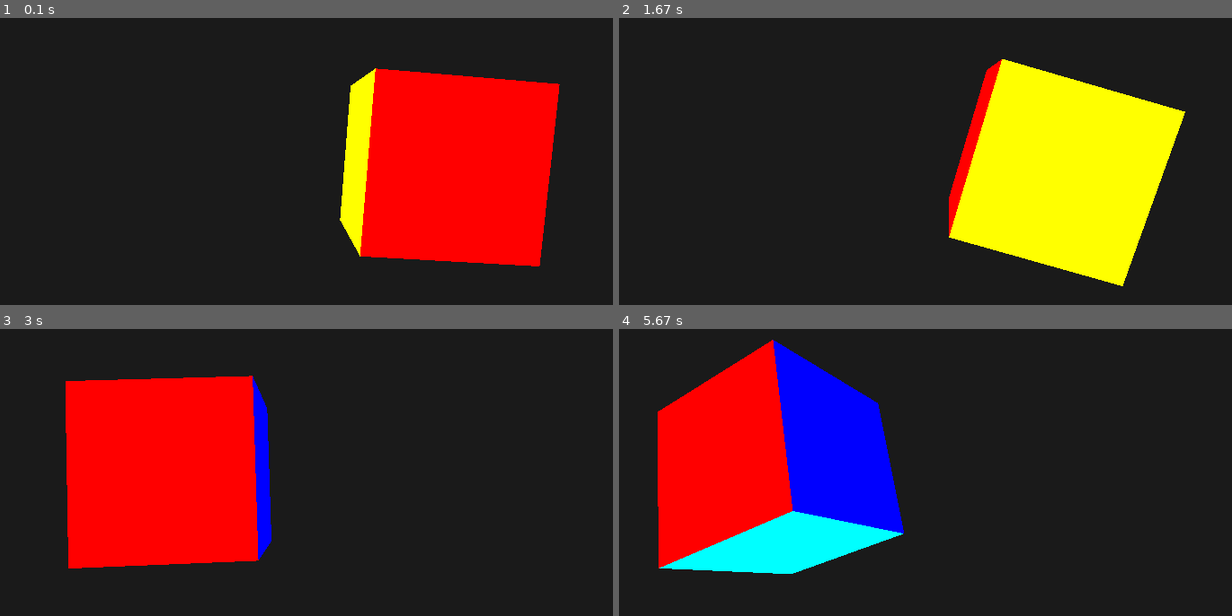
Above: before the commit, frames 1-4 (two rows, left to right).
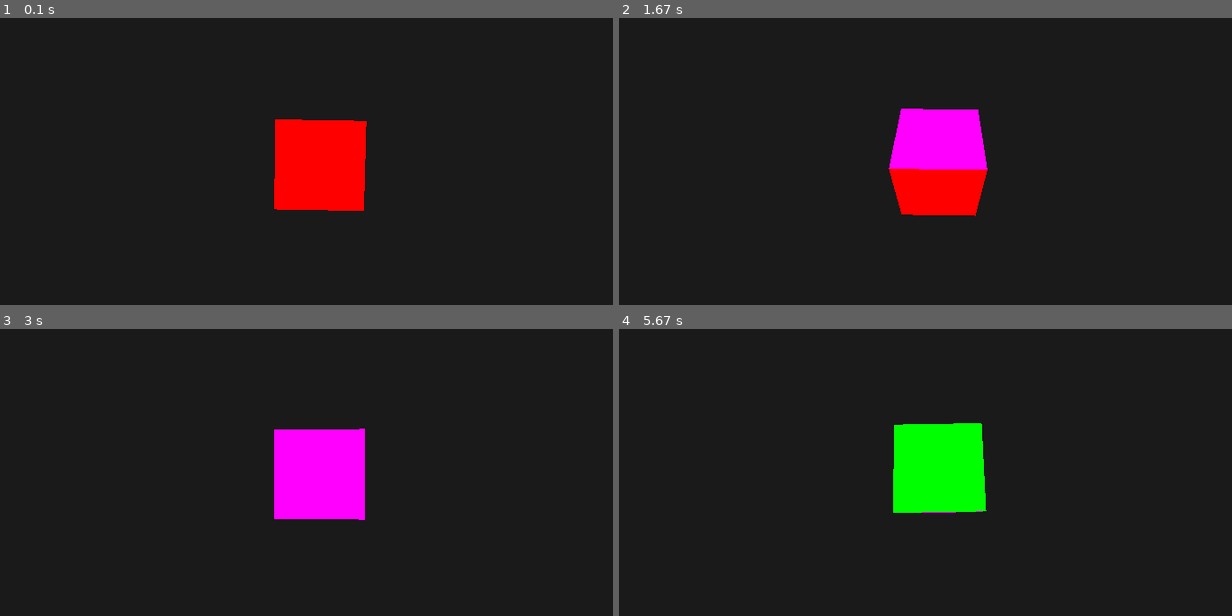
Above: after the commit, the same moments.

Repository: Oshota501/Pygame_Prog
Game: pygame game, started from main.py
The game is run twice, just before and just after one commit, with the same random seed, the same clock (stepped at 60 frames per second) and the same inputs.
Inputs:
- Up to frame 1 (0.1 s): no input
- Up to frame 2 (1.67 s): no input
- Up to frame 3 (3 s): no input
- Up to frame 4 (5.67 s): no input

The runs differ from the first frame. In frame 1, 25% of the frame differs, in the area x 44-92%, y 17-87%; in frame 2, 24%; in frame 3, 26%; in frame 4, 30%, in the area x 6-60%, y 3-86%.

Commit message:
feat : クソデカコミットその2

Diff:
--- a/PyGame3d/Draw/mesh.py
+++ b/PyGame3d/Draw/mesh.py
@@ -60,7 +60,7 @@
         self.vao.release()
         self.vbo.release()
     @staticmethod
-    def get_cube_data(app:MeshRender) -> Mesh|None:
+    def get_cube_data(mesh_render:MeshRender) -> Mesh|None:
         vertices = [
             # 前面 (z = 0.5) - 赤
             -0.5, -0.5,  0.5, 1.0, 0.0, 0.0,
@@ -110,9 +110,54 @@
              0.5, -0.5,  0.5, 0.0, 1.0, 1.0,
             -0.5, -0.5,  0.5, 0.0, 1.0, 1.0,
         ]
-        d = app.get_render_obj()
+        d = mesh_render.get_render_obj()
         if d is not None :
             ctx , prog = d
             return Mesh(ctx,prog,np.array(vertices, dtype='f4'))
         else :
             return None
+    @staticmethod
+    def road_obj (filename:str,mesh_render:MeshRender,color=(1.0,1.0,1.0)) -> Mesh|None :
+        vertices : list[tuple[float,float,float]] = []
+        indices : list[int] = []
+        try:
+            with open(filename, 'r') as file:
+                lines = file.readlines()
+                for line in lines:
+                    parts = line.split()
+                    if not parts:
+                        continue
+                    if parts[0] == 'v':
+                        vertices.append((float(parts[1]), float(parts[2]), float(parts[3])))
+                    elif parts[0] == 'f':
+                        # OBJは1始まりかつ四角面があるので、三角形ファンで分割しつつ0始まりに補正
+                        face_idx: list[int] = []
+                        for token in parts[1:]:
+                            index_str = token.split('/')[0]
+                            if index_str:
+                                face_idx.append(int(index_str) - 1)
+                        if len(face_idx) >= 3:
+                            for i in range(1, len(face_idx) - 1):
+                                indices.extend([face_idx[0], face_idx[i], face_idx[i + 1]])
+
+            f_vertices: list[float] = []
+            for index in indices:
+                if 0 <= index < len(vertices):
+                    f_vertices.extend(vertices[index])
+                    f_vertices.extend([color[0], color[1], color[2]])
+                else:
+                    raise IndexError(f"Index {index} out of bounds for vertices of length {len(vertices)}")
+
+            render = mesh_render.get_render_obj()
+            if render is not None:
+                ctx, prog = render
+                return Mesh(ctx, prog, np.array(f_vertices, dtype="f4"))
+            else:
+                print(f"\033[31mReading is faild : filename = {filename}")
+                print("\033[31mPlease execute Application.init()")
+                return None
+        except Exception as e:
+            print(f"\033[31mReading is faild : filename = {filename}")
+            print(f"\033[31mError: {e}")
+            print("\033[31mPlease check your assets name.")
+            return None
--- /dev/null
+++ b/PyGame3d/GameObject/Camera.py
@@ -0,0 +1,92 @@
+from PyGame3d.GameObject import ContainerComponent,GameContainer
+from PyGame3d.vector.Vector3 import Vector3
+class Camera (ContainerComponent):
+    position : Vector3
+    rotation : Vector3
+    child : list[ContainerComponent]
+    parent : ContainerComponent | None
+    def __init__(self) -> None:
+        self.position = Vector3(0,0,3)
+        self.rotation = Vector3(0,0,0)
+        self.child = []
+        self.parent = None
+    def add_child (self,object:ContainerComponent) -> None :
+        pr_pointer = object.get_parent()
+        if pr_pointer == None :
+            pr_pointer = self
+            self.child.append(object)
+            return
+        else :
+            print(f"Already registered with other container :{pr_pointer}")
+            print("Registered faild.")
+            return
+    def get_child(self) -> list[ContainerComponent]:
+        return self.child
+    def remove_child(self, index: int) -> None:
+        pr_pointer = self.child[index].get_parent()
+        pr_pointer = None
+        del self.child[index]
+    def get_parent(self) -> ContainerComponent | None:
+        return self.parent
+    def start (self) :
+        for c in self.child :
+            c.start()
+        return
+    def update (self,delta_MS:float) :
+        for c in self.child :
+            c.update(delta_MS)
+        return
+
+    # Position
+    def add_position(self, delta_position: Vector3) -> None:
+        self.position += delta_position
+    def get_position(self) -> Vector3:
+        return self.position
+    def set_position(self, absolute_position: Vector3) -> None:
+        self.position = absolute_position
+        return
+    def get_localposition(self) -> Vector3:
+        if self.parent == None :
+            return self.position
+        else :
+            return self.position - self.parent.get_localposition()
+    def set_localposition(self, local_position: Vector3) -> None:
+        if self.parent == None :
+            self.set_position(local_position)
+        else :
+            self.set_position(self.parent.get_position() + local_position)
+        return
+
+    # Rotation
+    def add_rotation(self, delta_rotation: Vector3) -> None:
+        self.rotation += delta_rotation
+    def get_rotation(self) -> Vector3:
+        return self.rotation
+    def set_rotation(self, absolute_rotation: Vector3) -> None:
+        self.rotation = absolute_rotation
+        return
+    def get_localrotation(self) -> Vector3:
+        if self.parent == None :
+            return self.rotation
+        else :
+            return self.rotation - self.parent.get_localrotation()
+    def set_localrotation(self, local_rotation: Vector3) -> None:
+        if self.parent == None :
+            self.set_rotation(local_rotation)
+        else :
+            self.set_rotation(self.parent.get_rotation() + local_rotation)
+        return
+
+    # Scale
+    def add_scale(self, delta_scale: Vector3) -> None:
+        return
+    def get_scale(self) -> Vector3:
+        return Vector3(1.0,1.0,1.0)
+    def set_scale(self, absolute_scale: Vector3|int|float) -> None:
+        print("\033[33mWarning : Camera doesn't have scale .")
+        return
+    def get_localscale(self) -> Vector3:
+        return Vector3(1.0,1.0,1.0)
+    def set_localscale(self, local_scale: Vector3) -> None:
+        print("\033[33mWarning : Camera doesn't have scale .")
+        return
--- a/PyGame3d/GameObject/Cube.py
+++ b/PyGame3d/GameObject/Cube.py
@@ -6,5 +6,8 @@
     def __init__(self,app:Application) -> None:
         super().__init__()
         self.mesh = Mesh.get_cube_data(app)
-    def update(self, delta_MS: float):
-        super().update(delta_MS)
+
+class Sprite3D_obj_format (Sprite3D) :
+    def __init__(self,app:Application,filename:str) -> None:
+        super().__init__()
+        self.mesh = Mesh.road_obj(filename,app)
--- a/PyGame3d/GameObject/__init__.py
+++ b/PyGame3d/GameObject/__init__.py
@@ -2,6 +2,7 @@
 from PyGame3d.vector.Vector3 import Vector3
 from PyGame3d.Draw.mesh import MeshLike,Transform
 
+# 描画など内部的な処理に使うUpdataとStart
 class SimpleGameObject (ABC) :
     @abstractmethod
     def update (self,delta_MS:float) -> None :
@@ -10,7 +11,65 @@
     def start (self) -> None :
         return
 
-class ContainerComponent (SimpleGameObject,ABC) :
+class PositionComponent (ABC) :
+    # position
+    @abstractmethod
+    def get_position (self) -> Vector3 :
+        pass
+    @abstractmethod
+    def set_position (self,absolute_position: Vector3) -> None :
+        pass
+    @abstractmethod
+    def add_position (self,delta_position:Vector3) -> None :
+        pass
+    @abstractmethod
+    def get_localposition (self) -> Vector3 :
+        pass
+    @abstractmethod
+    def set_localposition (self ,local_position:Vector3) -> None :
+        pass
+class RotationComponent (ABC) :
+    # rotation
+    @abstractmethod
+    def get_rotation (self) -> Vector3 :
+        pass
+    @abstractmethod
+    def set_rotation (self,absolute_rotation: Vector3) -> None :
+        pass
+    @abstractmethod
+    def add_rotation (self,delta_rotation:Vector3) -> None :
+        pass
+    @abstractmethod
+    def get_localrotation (self) -> Vector3 :
+        pass
+    @abstractmethod
+    def set_localrotation (self ,local_rotation:Vector3) -> None :
+        pass
+class ScaleComponent (ABC) :
+    # Scale
+    @abstractmethod
+    def get_scale (self) -> Vector3 :
+        pass
+    @abstractmethod
+    def set_scale (self,absolute_position: Vector3) -> None :
+        pass
+    @abstractmethod
+    def add_scale (self,delta_position:Vector3) -> None :
+        pass
+    @abstractmethod
+    def get_localscale (self) -> Vector3 :
+        pass
+    @abstractmethod
+    def set_localscale (self ,local_position:Vector3) -> None :
+        pass
+
+class ContainerComponent (
+            SimpleGameObject,
+            PositionComponent,
+            RotationComponent,
+            ScaleComponent,
+            ABC
+    ) :
     @abstractmethod
     def add_child (self,object:ContainerComponent) -> None :
         pass
@@ -24,54 +83,6 @@
     def get_parent (self) -> ContainerComponent | None :
         pass
 
-    # position
-    @abstractmethod
-    def get_position (self) -> Vector3 :
-        pass
-    @abstractmethod
-    def set_position (self,absolute_position: Vector3) -> None :
-        pass
-    @abstractmethod
-    def add_position (self,delta_position:Vector3) -> None :
-        pass
-    @abstractmethod
-    def get_localposition (self) -> Vector3 :
-        pass
-    @abstractmethod
-    def set_localposition (self ,local_position:Vector3) -> None :
-        pass
-    # rotation
-    @abstractmethod
-    def get_rotation (self) -> Vector3 :
-        pass
-    @abstractmethod
-    def set_rotation (self,absolute_rotation: Vector3) -> None :
-        pass
-    @abstractmethod
-    def add_rotation (self,delta_rotation:Vector3) -> None :
-        pass
-    @abstractmethod
-    def get_localrotation (self) -> Vector3 :
-        pass
-    @abstractmethod
-    def set_localrotation (self ,local_rotation:Vector3) -> None :
-        pass
-    # Scale
-    @abstractmethod
-    def get_scale (self) -> Vector3 :
-        pass
-    @abstractmethod
-    def set_scale (self,absolute_position: Vector3) -> None :
-        pass
-    @abstractmethod
-    def add_scale (self,delta_position:Vector3) -> None :
-        pass
-    @abstractmethod
-    def get_localscale (self) -> Vector3 :
-        pass
-    @abstractmethod
-    def set_localscale (self ,local_position:Vector3) -> None :
-        pass
 
 class Sprite3DComponent (ContainerComponent,ABC) :
     @abstractmethod
@@ -164,8 +175,11 @@
         self.scale += delta_scale
     def get_scale(self) -> Vector3:
         return self.scale
-    def set_scale(self, absolute_scale: Vector3) -> None:
-        self.scale = absolute_scale
+    def set_scale(self, absolute_scale: Vector3|int|float) -> None:
+        if isinstance(absolute_scale,Vector3) :
+            self.scale = absolute_scale
+        else :
+            self.scale *= absolute_scale
         return
     def get_localscale(self) -> Vector3:
         if self.parent == None :
--- a/PyGame3d/Scene/__init__.py
+++ b/PyGame3d/Scene/__init__.py
@@ -1,6 +1,17 @@
 from abc import ABC,abstractmethod
 
 from PyGame3d.GameObject import GameContainer,ContainerComponent
+from PyGame3d.GameObject.Camera import Camera
+
+# Spriteの移動など外部的な処理に使うUpdataとStart
+# PyGame3d.GameObject.SimpleGameObjectと役割が明確に異なっているので注意
+class GameScript (ABC) :
+    @abstractmethod
+    def update (self,delta_MS:float) -> None :
+        return
+    @abstractmethod
+    def start (self) -> None :
+        return
 
 class SceneComponent (ABC) :
     @abstractmethod
@@ -15,13 +26,27 @@
     @abstractmethod
     def update (self,delta_MS:float) -> None :
         pass
+    @abstractmethod
+    def get_camera (self) -> Camera :
+        pass
+    @abstractmethod
+    def script_add (self,game_script:GameScript) -> None :
+        pass
+class Scene (SceneComponent) :
+    camera : Camera
+    container : GameContainer
+    exe : list[GameScript]
 
-class Scene (SceneComponent) :
-    container : GameContainer
     def __init__(self) -> None:
         self.container = GameContainer()
+        self.camera = Camera ()
+        self.exe = []
         self.start()
+    def script_add(self,game_script:GameScript) -> None:
+        self.exe.append(game_script)
     def start(self) :
+        for e in self.exe :
+            e.start()
         for c in self.container.get_child() :
             c.start()
     def get_container(self) -> ContainerComponent:
@@ -29,5 +54,9 @@
     def add_child(self,object:ContainerComponent) -> None :
         self.container.add_child(object)
     def update (self,delta_MS:float):
+        for e in self.exe :
+            e.update(delta_MS)
         for c in self.container.get_child() :
             c.update(delta_MS)
+    def get_camera(self) -> Camera:
+        return self.camera
--- a/PyGame3d/__init__.py
+++ b/PyGame3d/__init__.py
@@ -3,6 +3,7 @@
 from PyGame3d.GameObject import ContainerComponent
 from PyGame3d.Scene import SceneComponent,Scene
 import PyGame3d.matrix as matrix
+import PyGame3d.matrix.rotation as rmatrix
 from PyGame3d.Draw.mesh import MeshRender
 from abc import ABC , abstractmethod
 import PyGame3d.test as test
@@ -20,6 +21,8 @@
     MeshRender,
 ) :
     screen_size : tuple[int,int]
+    viewing_angle : float
+
     ctx : moderngl.Context | None
     vertex_shader :str
     fragment_sahder :str
@@ -28,8 +31,10 @@
     is_init : bool
 
     scene : Scene
-    def __init__(self) -> None:
+
+    def __init__(self,scene:Scene) -> None:
         self.screen_size = (800,600)
+        self.viewing_angle = 100.0
         self.ctx = None
         _vertex_shader_folder = open("./PyGame3d/main.vert","r")
         _fragment_shader_folder = open("./PyGame3d/main.frag","r")
@@ -39,7 +44,7 @@
         self.shader_program = None
         self.is_init = False
 
-        self.scene = Scene()
+        self.scene = scene
 
     def get_scene(self) -> SceneComponent:
         return self.scene
@@ -52,7 +57,7 @@
                 self.shader_program
             )
         else :
-            print ("Please excuse Application.init()")
+            print ("\033[31mPlease execute Application.init()")
             return
     def setup_glversion (self) :
         # OpenGLのバージョンを330に合わせます。
@@ -69,7 +74,7 @@
         self.ctx = moderngl.create_context()
         self.ctx.enable(moderngl.DEPTH_TEST|moderngl.CULL_FACE)
         if self.ctx is None:
-            raise RuntimeError("ModernGL context is not initialized")
+            raise RuntimeError("\033[31mModernGL context is not initialized")
         self.shader_program = self.ctx.program(
             vertex_shader=self.vertex_shader,
             fragment_shader=self.fragment_sahder,
@@ -77,29 +82,30 @@
 
         self.is_init = True
 
-        # 視野角60度, アスペクト比800/600, 手前0.1～奥100.0まで見える
-        proj_mat = matrix.create_perspective(60.0, self.screen_size[0]/self.screen_size[1], 0.1, 100.0)
+        # 視野角, アスペクト比800/600, 手前0.1～奥100.0まで見える
+        proj_mat = matrix.create_perspective(self.viewing_angle, self.screen_size[0]/self.screen_size[1], 0.1, 100.0)
         if 'proj' in self.shader_program:
             # 以下のignoreが気になるようでしたら、コメントアウトしているコードを使って下さい。
             self.shader_program["proj"].write(proj_mat) # type: ignore
             # proj_mat_uniform = cast(moderngl.Uniform,prog['proj'])
             # proj_mat_uniform.write(proj_mat)
         else :
-            print ("Shader error .\n Default vertex shader do not exist \"uniform proj\" ")
+            print ("\033[31mShader error .\n Default vertex shader do not exist \"uniform proj\" ")
             return
-
-        test.start()
-        self.get_scene().start()
 
         return
 
     def start_rendering (self) :
         running = True
         if self.ctx is None or self.shader_program is None:
-            print("Please excuse init() faster than start_rendering() ")
+            print("\033[31mPlease execute init() faster than start_rendering() ")
             self.init()
             self.start_rendering()
             return
+
+        test.start()
+        self.get_scene().start()
+
         while running:
             for event in pygame.event.get():
                 if event.type == pygame.QUIT:
@@ -108,14 +114,20 @@
             test.update()
 
             self.ctx.clear(0.1, 0.1, 0.1)
-            view_mat = matrix.create_translation(0.0, 0.0, -3.0)
+            # 注意 カメラ行列はマイナスをかける。
+            cx,cy,cz = self.get_scene().get_camera().get_position()
+            pitch,yaw,roll = self.get_scene().get_camera().get_rotation()
+            trans_mat = matrix.create_translation(-cx,-cy,-cz)
+            rot_mat = rmatrix.create(-pitch,-yaw,-roll)
+            view_mat = rot_mat @ trans_mat
+
             if 'view' in self.shader_program:
                 # 以下のignoreが気になるようでしたら、コメントアウトしているコードを使って下さい。
                 self.shader_program['view'].write(view_mat) # type: ignore
                 # view_mat_uniform = cast(moderngl.Uniform,prog['view'])
                 # view_mat_uniform.write(view_mat)
             else :
-                print ("Shader error .\n Default vertex shader do not exist \"uniform view\" ")
+                print ("\033[31mShader error .\n Default vertex shader do not exist \"uniform view\" ")
                 return
 
             deltatime = self.clock.tick(60)  # ミリ秒
--- a/main.py
+++ b/main.py
@@ -1,25 +1,21 @@
 import PyGame3d
 from PyGame3d.GameObject.Cube import Cube
+from PyGame3d.Scene import Scene,GameScript
+from PyGame3d.vector import Vector3
 
-game = PyGame3d.Application()
-
+scene = Scene()
+game = PyGame3d.Application(scene)
 game.init()
 
-class RotationCube (Cube) :
-    angle : float
-    def __init__(self, app: PyGame3d.Application) -> None:
-        super().__init__(app)
-        self.angle = 0.0
-    def update(self, delta_MS: float):
-        import math
-        self.rotation.x = self.angle
-        self.rotation.y = self.angle
-        self.rotation.z = self.angle
-        self.position.x = math.sin(self.angle*0.2)
-        self.angle += 1
-        super().update(delta_MS)
+class GameObject (GameScript) :
+    def __init__(self) -> None:
+        self.cube = Cube(game)
+    def start(self) -> None:
+        game.stage_add_child(self.cube)
+    def update(self, delta_MS: float) -> None:
+        self.cube.rotation.x += 60 * delta_MS/1000
+        c = scene.get_camera()
+        c.add_rotation(Vector3(0.5,0.0,0.0))
 
-cube = RotationCube(game)
-game.stage_add_child(cube)
-
+scene.script_add(GameObject())
 game.start_rendering()
Not shown, added: Assets/test.mtl
Not shown, added: Assets/test.obj
Empty file added: PyGame3d/matrix/lookat.py
